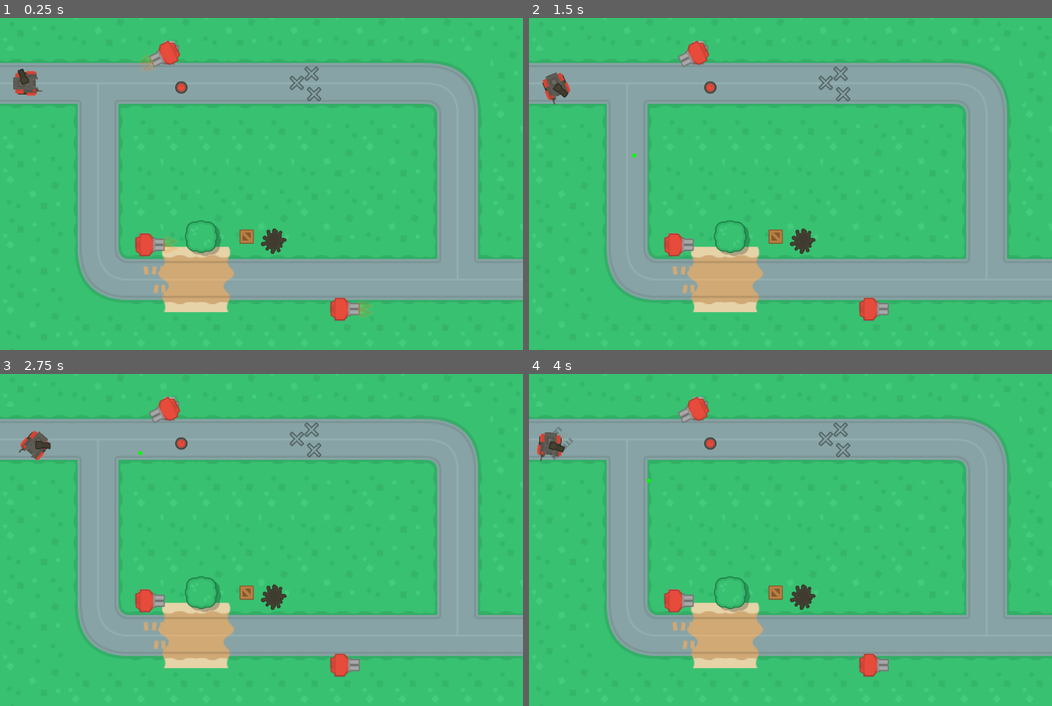
Above: before the commit, frames 1-4 (two rows, left to right).
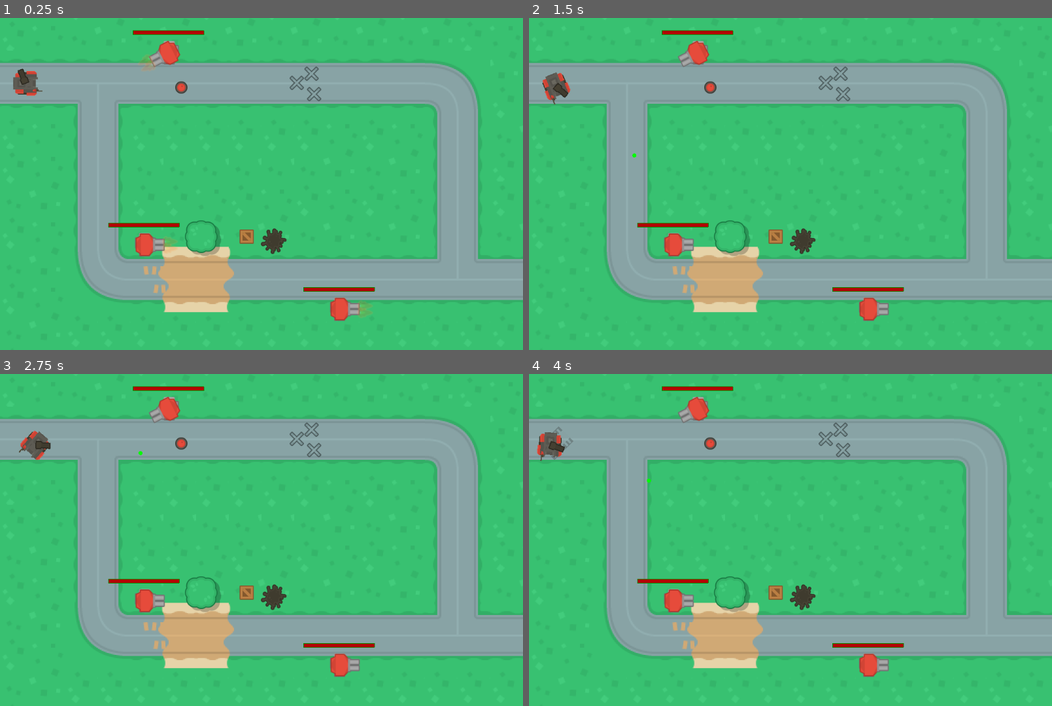
Above: after the commit, the same moments.

Repository: soapmactavish23/rogue_tank
Game: Godot game, scene res://scenes/game.tscn
Two runs of this game, one before a commit and one after it. Both use one fixed random seed, a clock stepped at 60 frames per second and the inputs below.
Inputs (mouse positions are in pixels of both pictures, inside the frame that each line leads up to):
- Up to frame 1 (0.25 s): no input
- Up to frame 2 (1.5 s): move the mouse to (905, 167) at 0.52 s; hold Right (ui_right) 0.53-1.28 s; right-click (905, 167) at 0.6 s; move the mouse to (685, 200) at 1.27 s; hold Down (ui_down) from 1.28 s (still down); right-click (685, 200) at 1.35 s
- Up to frame 3 (2.75 s): move the mouse to (313, 466) at 2.02 s; release Down (ui_down) at 2.03 s; hold Right (ui_right) from 2.03 s (still down); right-click (313, 466) at 2.1 s
- Up to frame 4 (4 s): move the mouse to (764, 606) at 2.77 s; release Right (ui_right) at 2.78 s; hold Up (ui_up) 2.78-3.53 s; right-click (764, 606) at 2.85 s; move the mouse to (947, 589) at 3.52 s; hold Left (ui_left) from 3.53 s (still down); right-click (947, 589) at 3.6 s

The runs differ from the first frame. In frame 1, 0.6% of the frame differs, in the area x 20-72%, y 3-83%; in frame 2, 0.6%; in frame 3, 0.6%; in frame 4, 0.6%.

Commit message:
73. 69 - Barra de energia na vertical

Diff:
--- /dev/null
+++ b/scenes/hp_bar.tscn
@@ -0,0 +1,9 @@
+[gd_scene load_steps=2 format=2]
+
+[ext_resource path="res://scripts/hp_bar.gd" type="Script" id=1]
+
+[node name="hp_bar" type="ColorRect"]
+margin_right = 270.0
+margin_bottom = 19.0
+color = Color( 0.705882, 0.0196078, 0.0196078, 1 )
+script = ExtResource( 1 )
--- a/scenes/turret_01.tscn
+++ b/scenes/turret_01.tscn
@@ -16,6 +16,7 @@
 [ext_resource path="res://sprites/enemies/towerDefense_tile019.png" type="Texture" id=14]
 [ext_resource path="res://sprites/enemies/towerDefense_tile020.png" type="Texture" id=15]
 [ext_resource path="res://samples/tank_explosion.wav" type="AudioStream" id=16]
+[ext_resource path="res://scenes/hp_bar.tscn" type="PackedScene" id=17]
 
 [sub_resource type="CircleShape2D" id=1]
 radius = 23.2099
@@ -392,6 +393,12 @@
 [node name="stream_explosion" type="AudioStreamPlayer2D" parent="stream"]
 stream = ExtResource( 16 )
 
+[node name="hp_bar" parent="." instance=ExtResource( 17 )]
+margin_left = -71.0
+margin_top = -42.766
+margin_right = 68.0
+margin_bottom = -34.766
+
 [connection signal="body_entered" from="sensor" to="." method="_on_sensor_body_entered"]
 [connection signal="body_exited" from="sensor" to="." method="_on_sensor_body_exited"]
 [connection signal="timeout" from="shoot_timer" to="." method="_on_shoot_timer_timeout"]
--- /dev/null
+++ b/scripts/hp_bar.gd
@@ -0,0 +1,20 @@
+extends ColorRect
+
+onready var init_ret_size = rect_size
+var scale = 1 setget set_scale
+
+var vertical = false
+
+func _ready():
+	if init_ret_size.y > init_ret_size.x:
+		vertical = true
+
+func _draw():
+	draw_rect(Rect2(Vector2(), init_ret_size), Color(0, .6, 0), false)
+
+func set_scale(val):
+	scale = val
+	if vertical:
+		rect_size.y = init_ret_size.y * scale
+	else:
+		rect_size.x = init_ret_size.x * scale
--- a/scripts/turret_01.gd
+++ b/scripts/turret_01.gd
@@ -11,6 +11,8 @@
 
 var first_draw = false
 export var life = 100
+
+onready var init_life = life
 
 var dead = false
 
@@ -103,6 +105,7 @@
 func _on_wake_spot_damage(damage, node):
 	life -= damage
 	$stream/stream_hit.play()
+	$hp_bar.scale = float(life) / float(init_life)
 	if life <= 0:
 		set_process(false)
 		$cannon.queue_free()
@@ -110,6 +113,7 @@
 		$sensor.queue_free()
 		$shoot_timer.queue_free()
 		$wake_spot.queue_free()
+		$hp_bar.queue_free()
 		dead = true
 		update()
 		$explosion/anim.play("explode")
Not shown: 1 places in scenes/turret_01.tscn that only renumber resources
